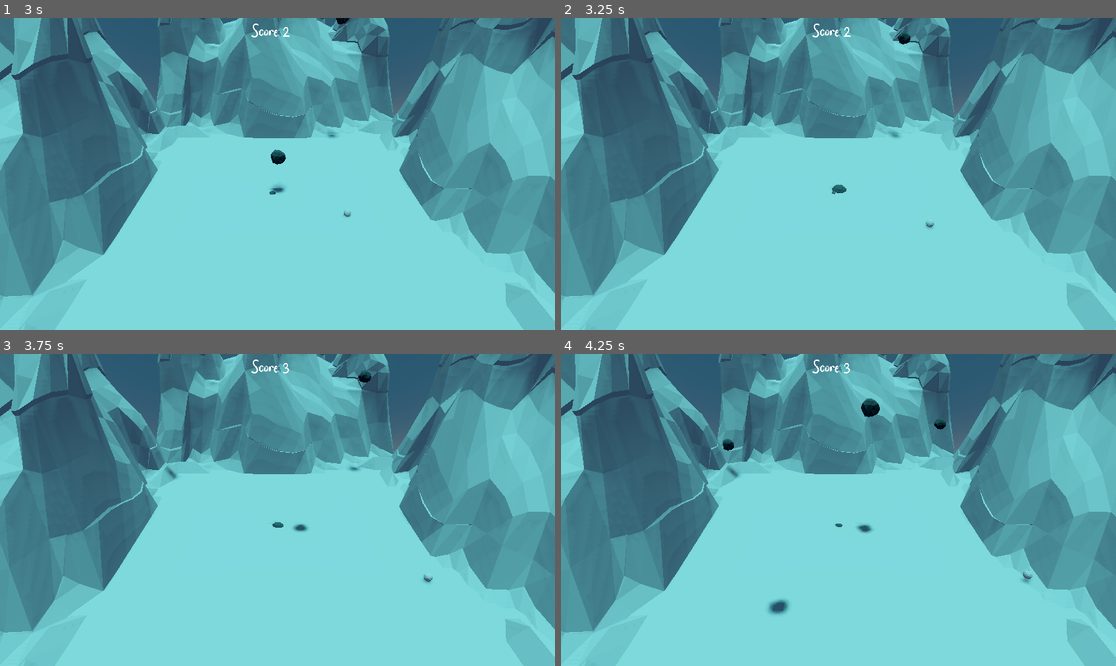
Above: before the commit, frames 1-4 (two rows, left to right).
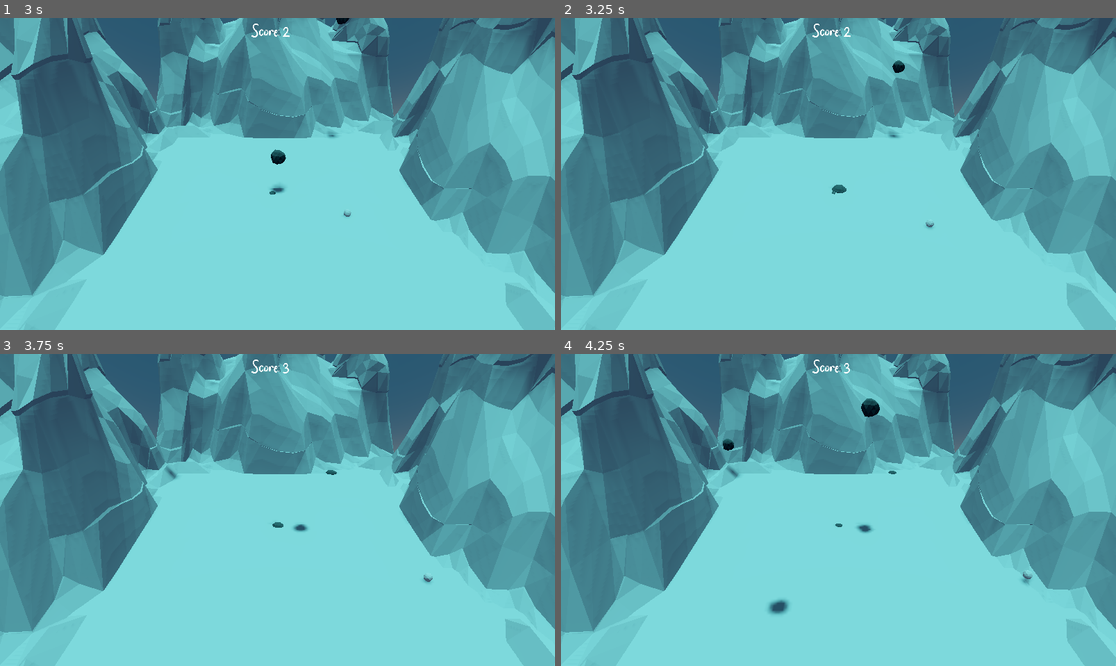
Above: after the commit, the same moments.

Repository: skiftyy/SnowBro
Game: Godot game, scene res://Levels/Menu.tscn
Two runs of this game, one before a commit and one after it. Both use one fixed random seed, a clock stepped at 60 frames per second and the inputs below.
Inputs:
- Up to frame 1 (3 s): click "Play" at 0.5 s; tap Enter at 1.25 s; hold D (right) 1.28-2.03 s; hold S (back) 2.03-2.78 s; hold D (right) from 2.78 s (still down)
- Up to frame 2 (3.25 s): keep holding D (right)
- Up to frame 3 (3.75 s): release D (right) at 3.53 s; hold W (forward) from 3.53 s (still down)
- Up to frame 4 (4.25 s): keep holding W (forward)

Frame 1 is identical in both runs. In frame 2, 0.1% of the frame differs, in the area x 59-63%, y 4-39%; in frame 3, 0.1%; in frame 4, less than 0.1%.

Commit message:
EXE Collisions Edited

Diff:
--- a/Snowy/Objects/Border.tscn
+++ b/Snowy/Objects/Border.tscn
@@ -7,6 +7,8 @@
 extents = Vector3( 155.557, 52.8287, 3.32695 )
 
 [node name="StaticBody" type="StaticBody"]
+collision_layer = 2
+collision_mask = 2
 physics_material_override = SubResource( 1 )
 
 [node name="CollisionShape" type="CollisionShape" parent="."]
--- a/Snowy/Objects/Rock.tscn
+++ b/Snowy/Objects/Rock.tscn
@@ -25,8 +25,7 @@
 [node name="Rock" type="RigidBody" groups=[
 "Rock",
 ]]
-collision_layer = 3
-collision_mask = 3
+collision_layer = 2147483649
 contacts_reported = 2
 contact_monitor = true
 script = ExtResource( 3 )
--- a/Snowy/Objects/SplitRock.tscn
+++ b/Snowy/Objects/SplitRock.tscn
@@ -188,8 +188,8 @@
 points = PoolVector3Array( -0.000923688, -0.0028907, 0.00603458, -0.00522772, 0.00162252, 0.00387672, -0.00587985, 0.00 …(4082 unchanged characters)…
 
 [node name="SplitRock" type="RigidBody"]
-collision_layer = 5
-collision_mask = 5
+collision_layer = 2
+collision_mask = 2
 script = ExtResource( 3 )
 
 [node name="Icosphere_cell010" type="MeshInstance" parent="."]
Not shown: 2 places in Snowy/Objects/Floor.tscn that only renumber resources
Not shown, changed: Snowy.exe
